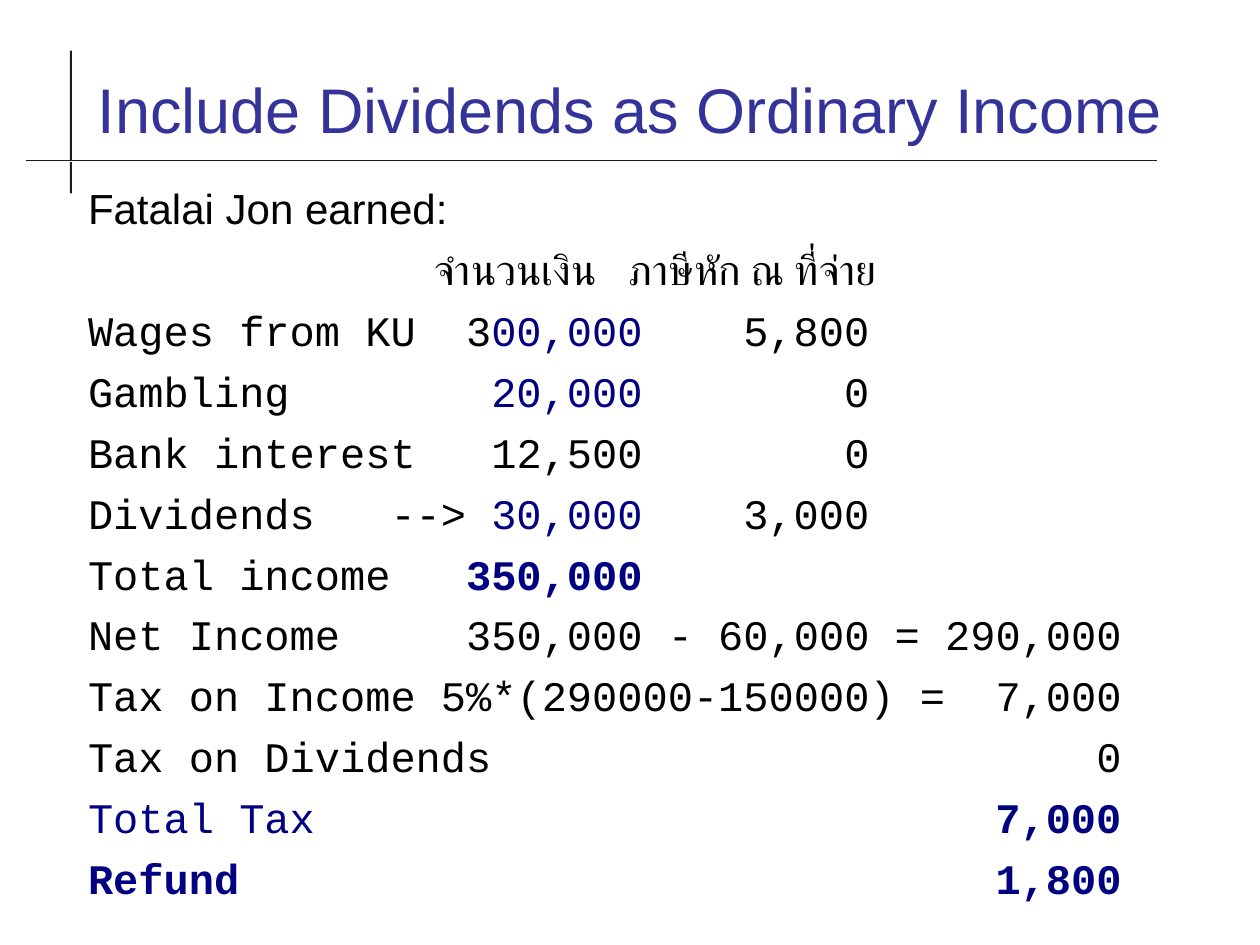
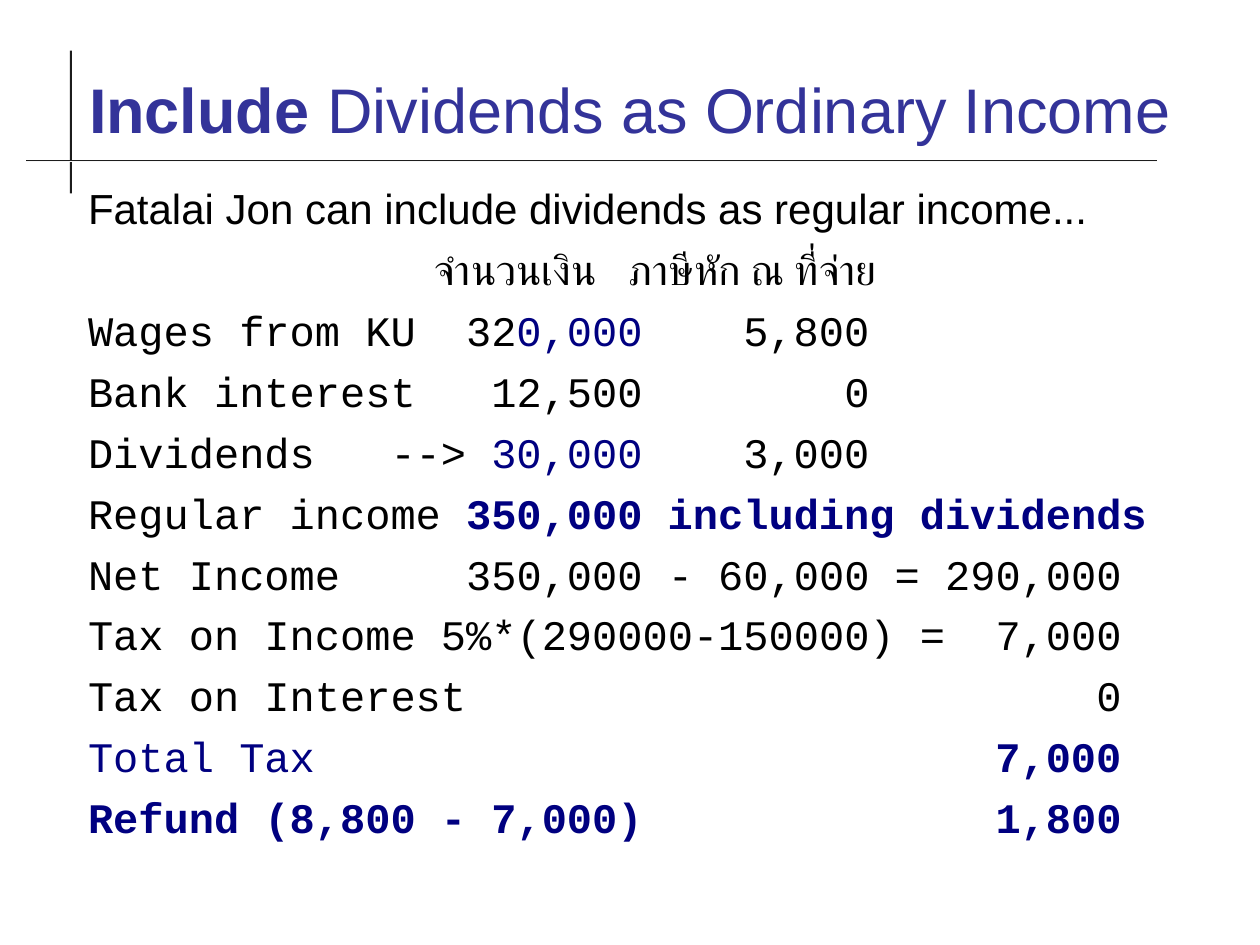
Before and after one commit to cpske/ISP, a slide deck: slide 8 of review/Week13-2022-Thai-Tax.odp. Drawn at 1260x945 pixels with LibreOffice and Linux fonts; fonts in the diff are those of the drawing. Boxes give left, top, right and bottom in pixels: in the first picture for what was removed or moved away, otherwise in the second. Text is boxed around its words. In the diff, an @@ line names an element or a change of style, - is before the commit and + after.

```diff
--- a/review/Week13-2022-Thai-Tax.odp
+++ b/review/Week13-2022-Thai-Tax.odp
@@ title "Include Dividends as Ordinary Income" at <box>89,87,1171,145</box>: bold on in "Include" @@
@@ text at <box>88,193,1087,233</box>: text changed @@
-Fatalai Jon earned:
+Fatalai Jon can include dividends as regular income...
@@ text at <box>88,316,869,355</box>: text changed @@
-Wages from KU 300,000 5,800
-Gambling 20,000 0
+Wages from KU 320,000 5,800
@@ text at <box>88,498,1147,538</box>: text changed; text colour #000000 to #000080; bold on @@
-Total income 350,000
+Regular income 350,000 including dividends
@@ text at <box>88,683,1121,712</box>: text changed @@
-Tax on Dividends 0
+Tax on Interest 0
@@ text at <box>88,803,1122,842</box>: text changed @@
-Refund 1,800
+Refund (8,800 - 7,000) 1,800
```
Also in this commit, not shown: 10 other slides changed, 2 slides added, 1 slide removed, 2 other files.
